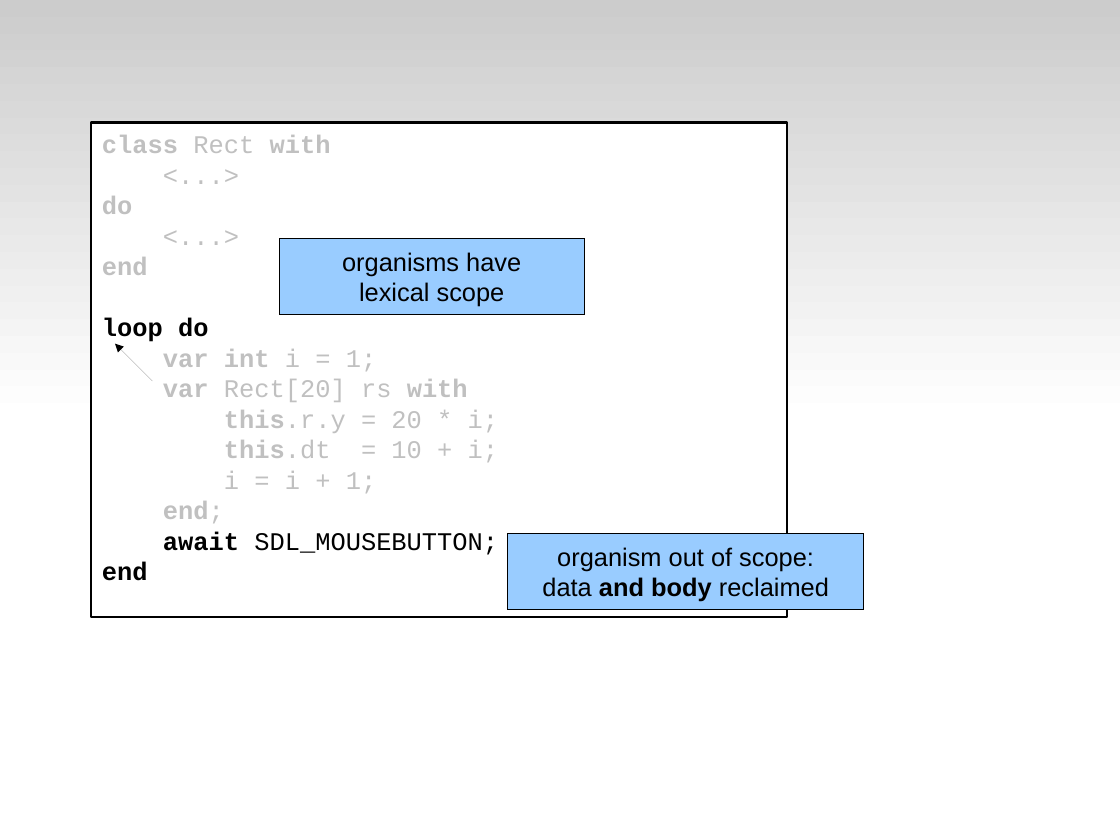
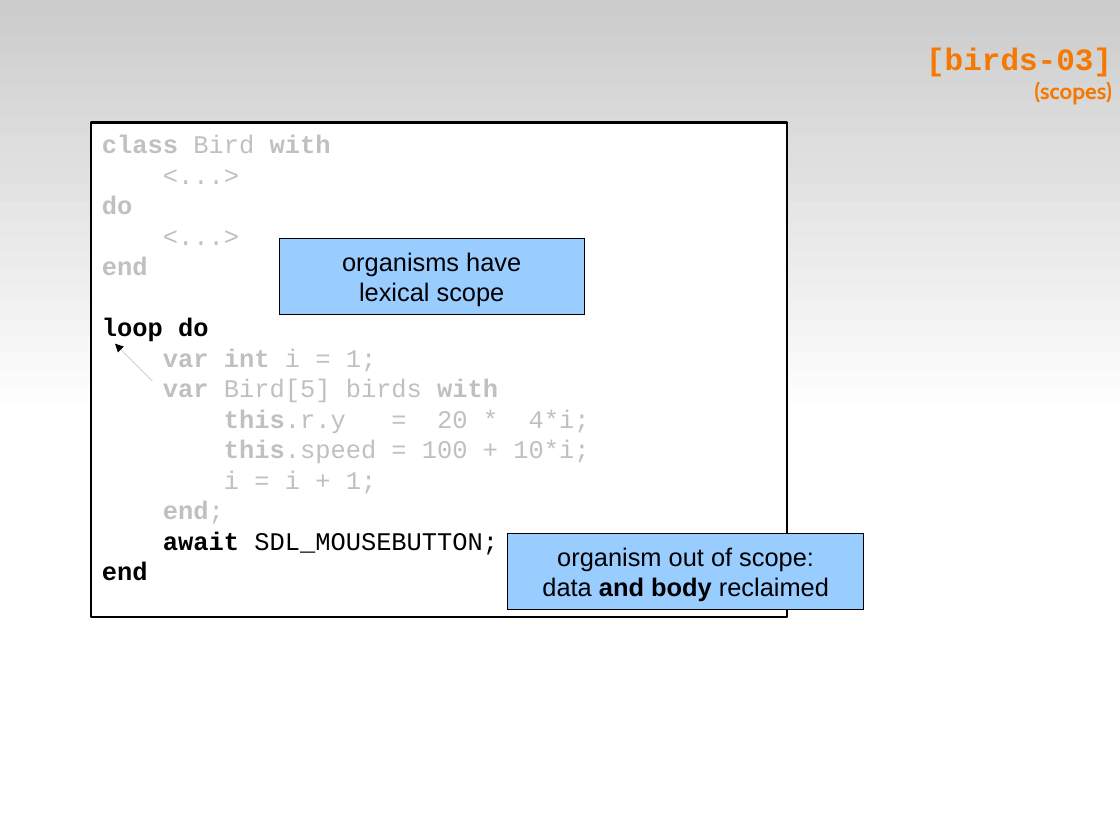
Before and after one commit to fsantanna-no/ceu-docs, a slide deck: slide 14 of ceu_stl.odp (slide 11 before the commit). Drawn at 1120x840 pixels with LibreOffice and Linux fonts; fonts in the diff are those of the drawing. Boxes give left, top, right and bottom in pixels: in the first picture for what was removed or moved away, otherwise in the second. Text is boxed around its words. In the diff, an @@ line names an element or a change of style, - is before the commit and + after.

```diff
--- a/ceu_stl.odp
+++ b/ceu_stl.odp
@@ title added at (926,48,1112,104), 22 pt, text #F57900, bold @@
+[birds-03]
+(scopes)
@@ text in rectangle at (102,135,331,153): text changed @@
-class Rect with
+class Bird with
@@ text in rectangle at (163,379,590,463): text changed @@
-var Rect[20] rs with
-this.r.y = 20 * i;
-this.dt = 10 + i;
+var Bird[5] birds with
+this.r.y = 20 * 4*i;
+this.speed = 100 + 10*i;
```
Also in this commit, not shown: 14 other slides changed, 7 slides added, 2 other files.
